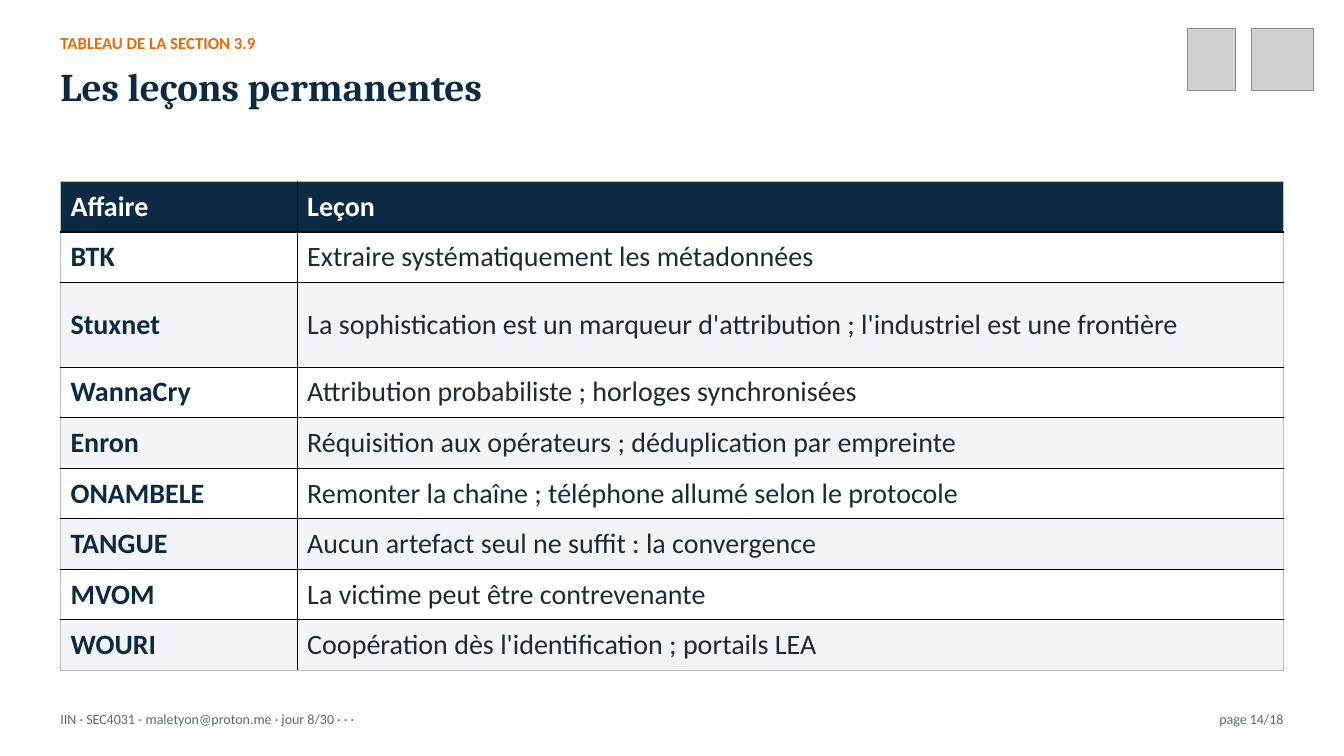
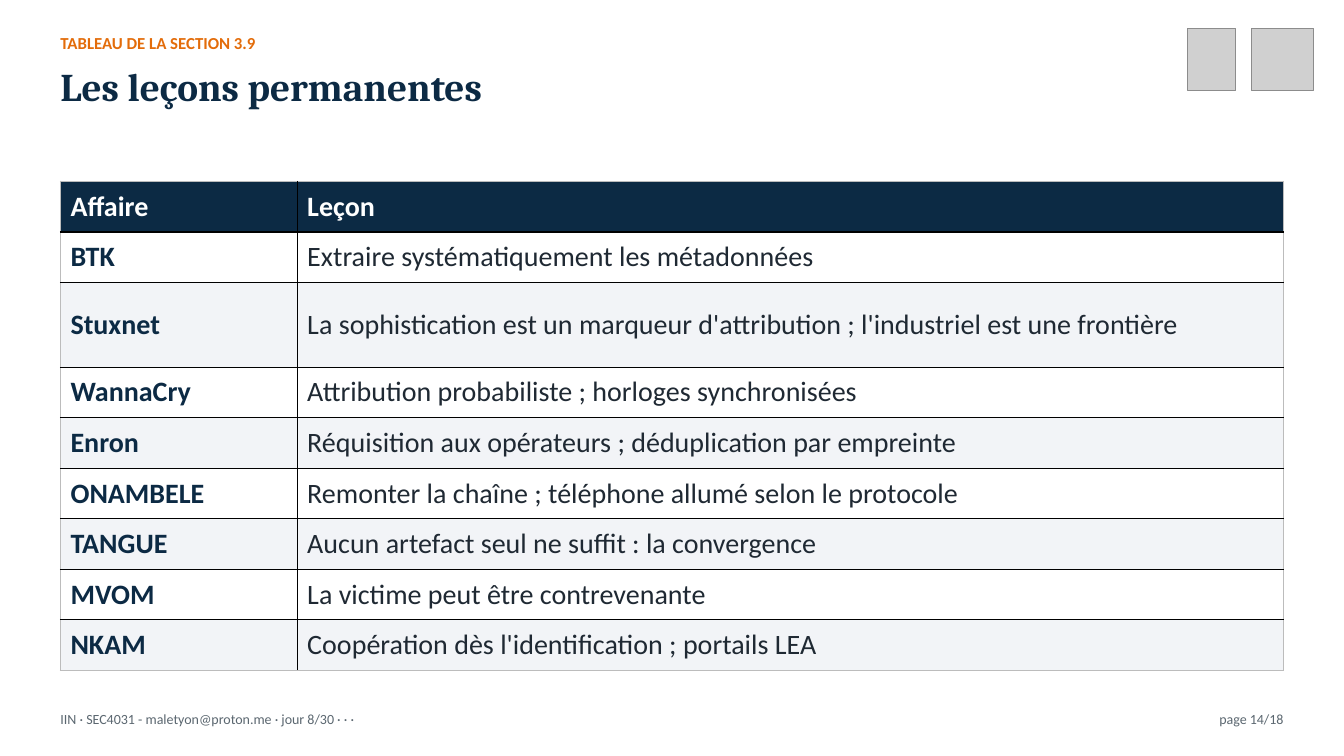
Before and after one commit to MaletYon/cours-iin, a slide deck: slide 14 of Présentation/IIN_J08.pptx. Drawn at 1344x756 pixels with LibreOffice and Linux fonts; fonts in the diff are those of the drawing; grey boxes stand for pictures. Boxes give left, top, right and bottom in pixels: in the first picture for what was removed or moved away, otherwise in the second. Text is boxed around its words. In the diff, an @@ line names an element or a change of style, - is before the commit and + after.

```diff
--- a/Présentation/IIN_J08.pptx
+++ b/Présentation/IIN_J08.pptx
@@ table at (60,181,1284,670) @@
-row 9, column 1: WOURI
+row 9, column 1: NKAM
```
Also in this commit, not shown: 4 other slides changed, 52 other files.
